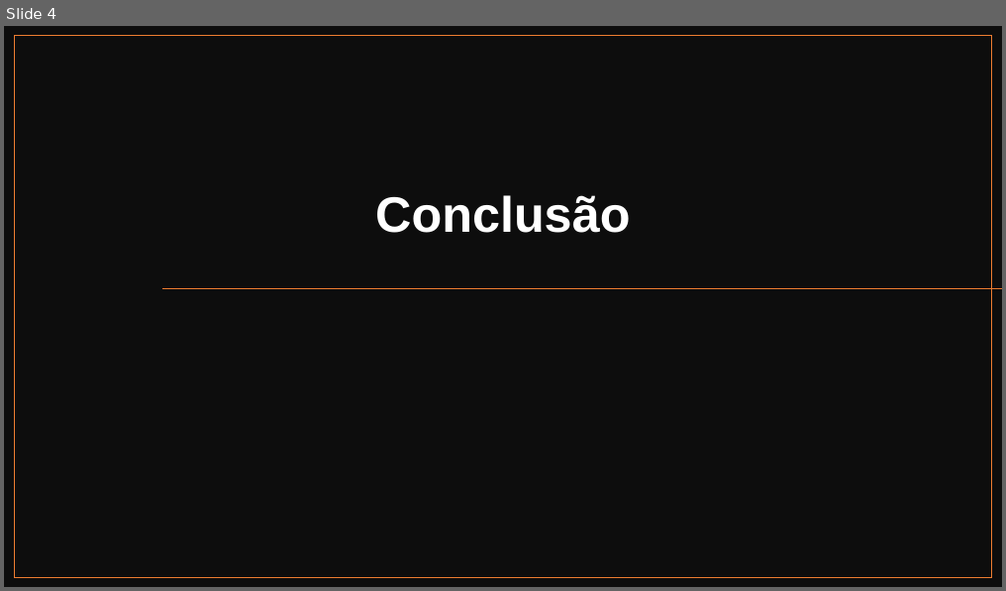
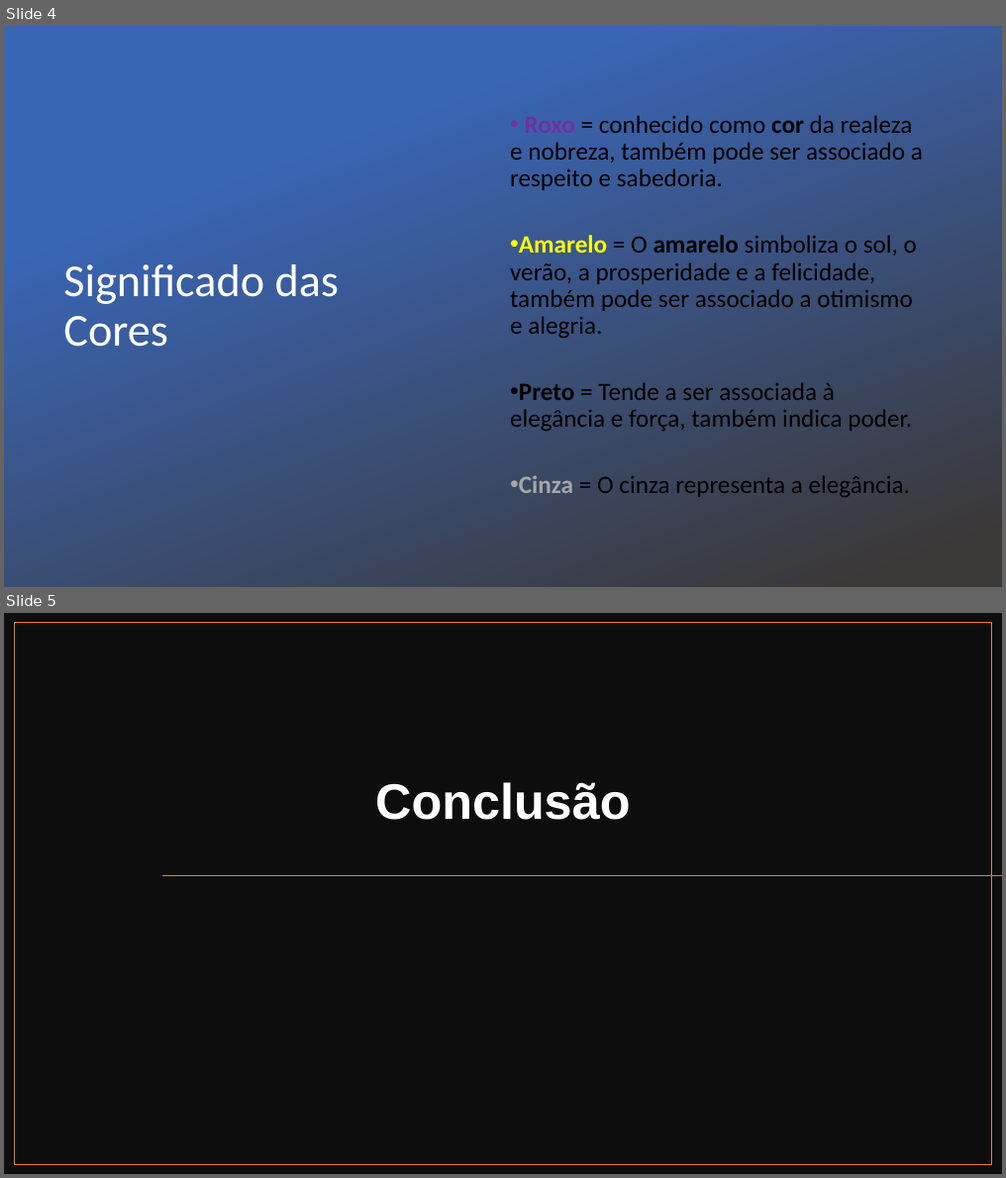
Before and after one commit to carlosmascena/primeiro-repositorio-ads-b, a slide deck: projeto-site/public/documentacao/Slides para o Projeto Individual.pptx. Shown one above the other, each under a label of ours: slide 4 before the commit, slides 4 and 5 after it. The pictures are 1006x591 and 1006x1178 pixels, drawn with LibreOffice and Linux fonts; fonts in the diff are those of the drawing; background and template pictures are left out. Boxes give left, top, right and bottom in pixels: in the first picture for what was removed or moved away, otherwise in the second. Text is boxed around its words. In the diff, an @@ line names an element or a change of style, - is before the commit and + after.

```diff
--- a/projeto-site/public/documentacao/Slides para o Projeto Individual.pptx
+++ b/projeto-site/public/documentacao/Slides para o Projeto Individual.pptx
@@ slide 4 added at bbox=[4, 26, 1002, 587], background picture (left out) @@
@@ rectangle added at bbox=[4, 26, 1002, 587], fill gradient #3965B5 to #3B3838 @@
@@ text added at bbox=[510, 115, 923, 497], 24 pt, text #000000 @@
+• Roxo = conhecido como cor da realeza e nobreza, também pode ser associado a respeito e sabedoria.
+• Amarelo = O amarelo simboliza o sol, o verão, a prosperidade e a felicidade, também pode ser associado a otimismo e alegria.
+• Preto = Tende a ser associada à elegância e força, também indica poder.
+• Cinza = O cinza representa a elegância.
@@ title added at bbox=[63, 265, 339, 347], 44 pt, text #FFFFFF @@
+Significado das Cores
@@ what was slide 4 is now slide 5 @@
```
Also in this commit, not shown: 19 other files.
